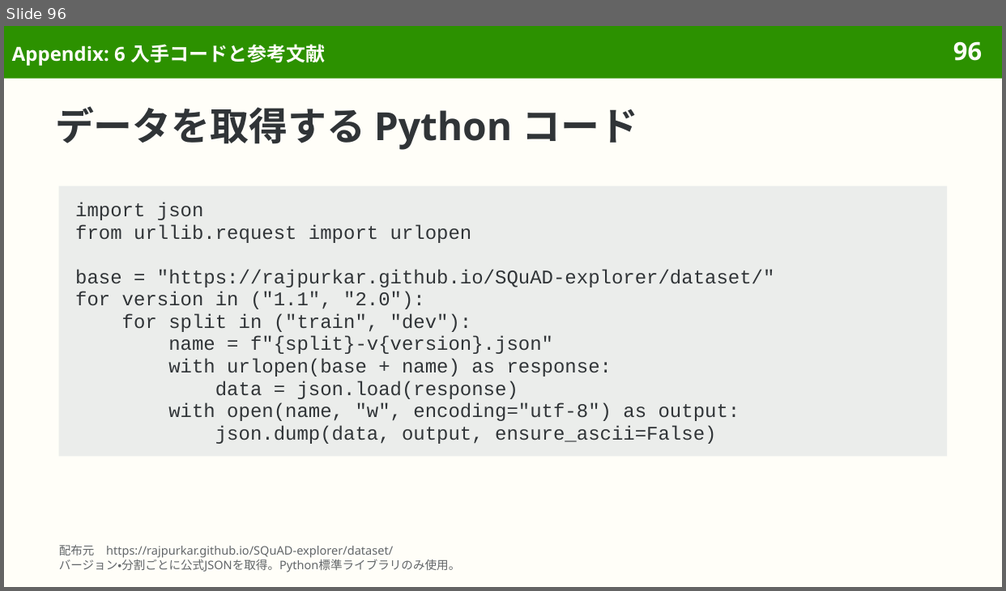
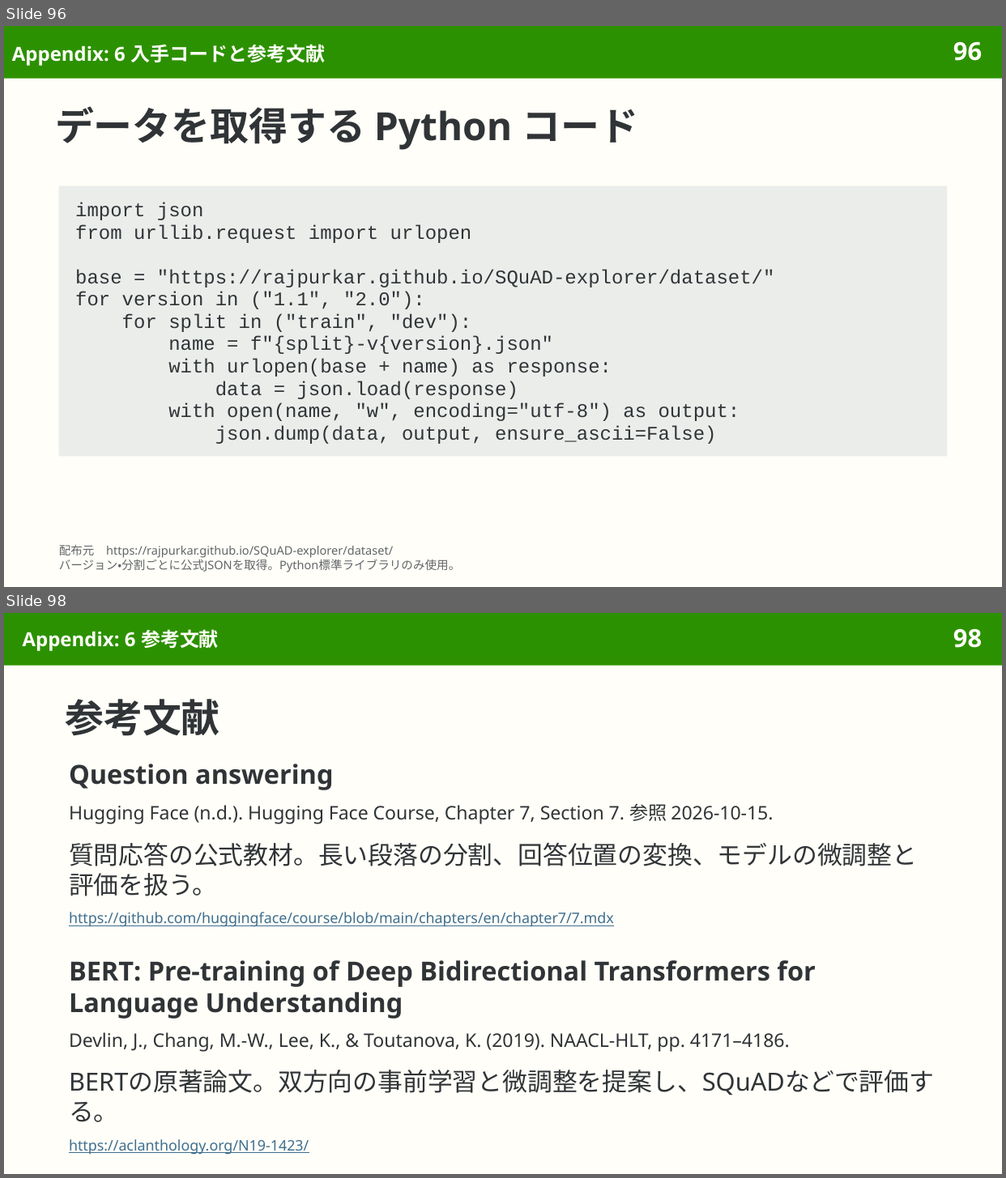
Before and after one commit to sasakiy84/datasets-in-10-minutes, a slide deck: slides/datasets-in-10-minutes-squad.pptx. Shown one above the other, each under a label of ours: slide 96 before the commit, slides 96 and 98 after it; the slides between them are not shown. The pictures are 1006x591 and 1006x1178 pixels, drawn with LibreOffice and Linux fonts; fonts in the diff are those of the drawing. Boxes give left, top, right and bottom in pixels: in the first picture for what was removed or moved away, otherwise in the second. Text is boxed around its words. In the diff, an @@ line names an element or a change of style, - is before the commit and + after.

```diff
--- a/slides/datasets-in-10-minutes-squad.pptx
+++ b/slides/datasets-in-10-minutes-squad.pptx
@@ slide 98 added at (4,613,1002,1174), background #FFFEF8; not listed: 2 template elements that a slide beside it also shows @@
@@ title added at (23,629,219,651), 14 pt, text #FFFEF8, bold @@
+Appendix: 6 参考文献
@@ title added at (65,699,219,736), 28 pt, text #303437, bold @@
+参考文献
@@ text added at (69,764,333,790), 19 pt, text #303437, bold @@
+Question answering
@@ text added at (69,803,773,824), 13.5 pt, text #303437 @@
+Hugging Face (n.d.). Hugging Face Course, Chapter 7, Section 7. 参照 2026-10-15.
@@ text added at (69,843,917,897), 18 pt, text #303437 @@
+質問応答の公式教材。長い段落の分割、回答位置の変換、モデルの微調整と評価を扱う。
@@ text added at (69,912,614,927), 10.5 pt, text #3F6F8F, underline @@
+https://github.com/huggingface/course/blob/main/chapters/en/chapter7/7.mdx
@@ text added at (69,960,815,1019), 19 pt, text #303437, bold @@
+BERT: Pre-training of Deep Bidirectional Transformers for Language Understanding
@@ text added at (69,1033,790,1052), 13.5 pt, text #303437 @@
+Devlin, J., Chang, M.-W., Lee, K., & Toutanova, K. (2019). NAACL-HLT, pp. 4171–4186.
@@ text added at (69,1070,934,1122), 18 pt, text #303437 @@
+BERTの原著論文。双方向の事前学習と微調整を提案し、SQuADなどで評価する。
@@ text added at (69,1139,309,1155), 10.5 pt, text #3F6F8F, underline @@
+https://aclanthology.org/N19-1423/
```
Also in this commit, not shown: 2 other slides added, 2 slides removed, 10 other files.
